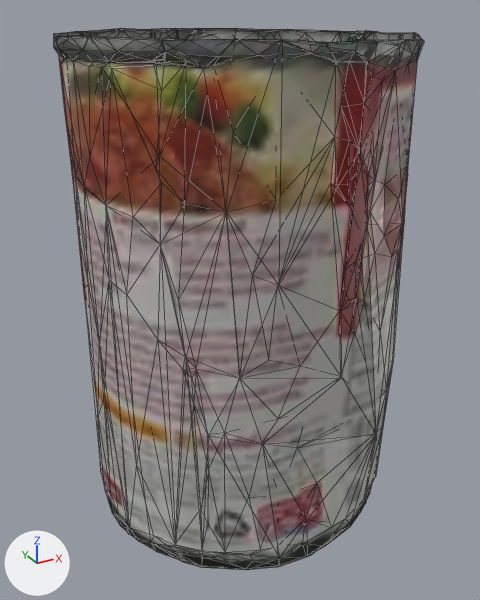
Renders of the glTF model docs/city/models/objects/imp-canned-soup.glb from each side of a commit.
Rendered twice from a 50 mm camera at (-0.0636, -0.1163, 0.1039) aimed at (-0.0004, -0.0015, 0.0465). Every picture has the same lights, and +X, +Y and +Z are marked at lower left. The picture after the commit comes second. Mesh edges are drawn as thin lines. Where no turn or scale is listed for an object, it has been applied to the vertices.

The first picture shows 'textured.obj', 'textured.obj.001'.
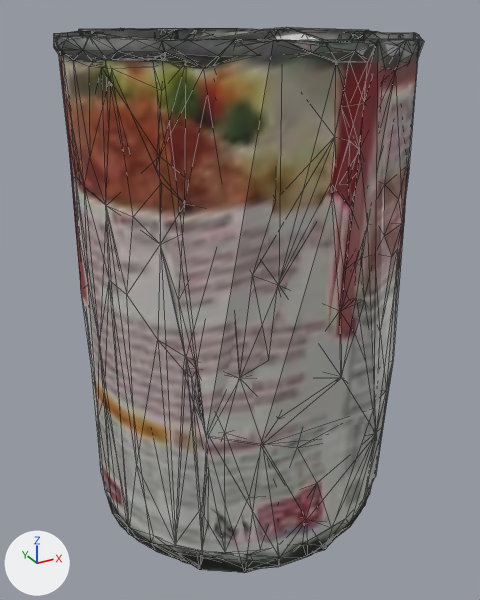
What the commit changed:
Mesh me_textured_obj_002 is new.
It has 98 vertices, 216 faces and spans x -0.0328..0.0328, y -0.0329..0.0329, z -0.05..0.05.
It uses material mat_material_0 (picture img_image_0).
Object 'textured.obj.002' (ob_textured_obj_002) is new; it shows me_textured_obj_002.
Its location is (0.0, 0.0, 0.05).

Where the change shows, as pixel boxes (x1, y1, x2, y2) in the pictures (480 x 600 px):
'textured.obj.002', added: after (59, 27, 419, 573)
